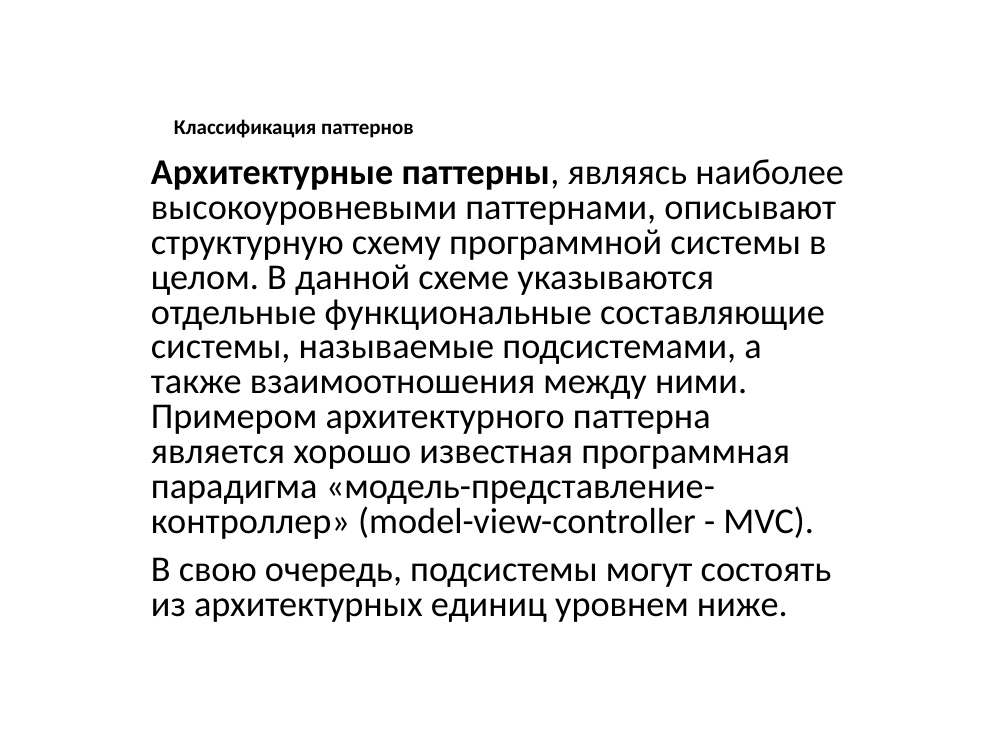
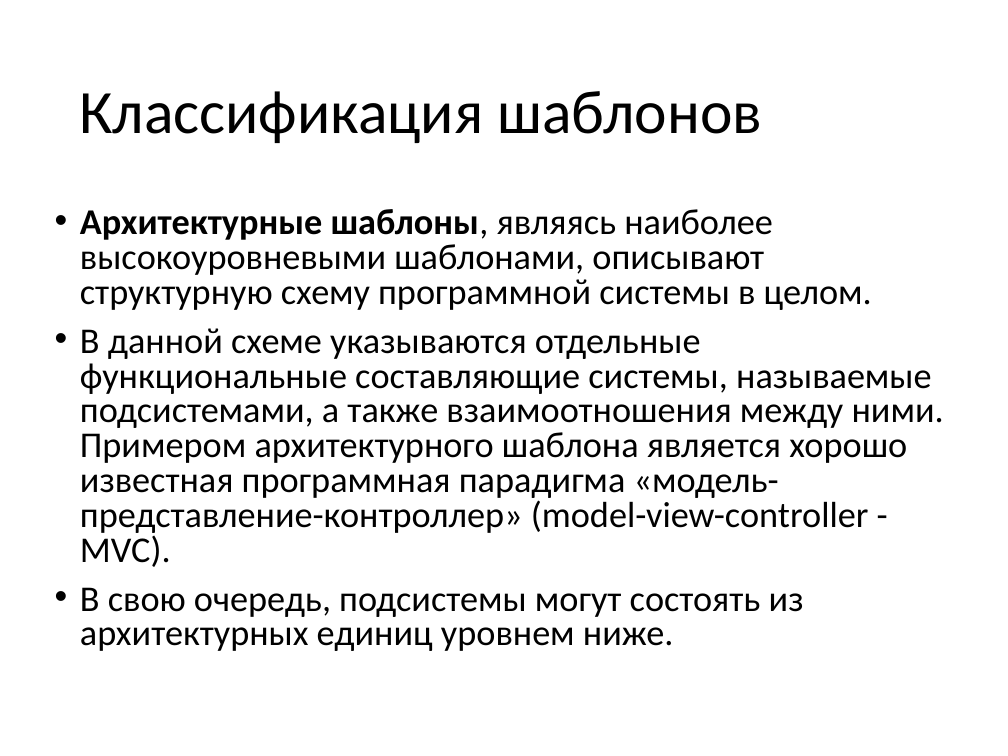
Before and after one commit to pelipas/OOP_2017, a slide deck: slide 6 of 2 семестр/03 Шаблоны. Порождающие шаблоны.pptx (slide 7 before the commit). Drawn at 1008x756 pixels with LibreOffice and Linux fonts; fonts in the diff are those of the drawing. Boxes give left, top, right and bottom in pixels: in the first picture for what was removed or moved away, otherwise in the second. Text is boxed around its words. In the diff, an @@ line names an element or a change of style, - is before the commit and + after.

```diff
--- a/2 семестр/03 Шаблоны. Порождающие шаблоны.pptx
+++ b/2 семестр/03 Шаблоны. Порождающие шаблоны.pptx
@@ title at bbox=[79, 91, 762, 143]: text changed; size 15 to 44 pt; bold off @@
-Классификация паттернов
+Классификация шаблонов
@@ text "Архитектурные шаблоны, являясь наиболее высокоуровневыми ...": place and size @@
-text "Архитектурные шаблоны, являясь наиболее высокоуровневыми ..." at bbox=[151, 159, 844, 622]
+text "Архитектурные шаблоны, являясь наиболее высокоуровневыми ..." at bbox=[80, 209, 944, 651]
@@ text at bbox=[80, 209, 944, 567]: text changed @@
-Архитектурные паттерны, являясь наиболее высокоуровневыми паттернами, описывают структурную схему программной системы в целом. В данной схеме указываются отдельные функциональные составляющие системы, называемые подсистемами, а также взаимоотношения между ними. Примером архитектурного паттерна является хорошо известная программная парадигма «модель-представление-контроллер» (model-view-controller - MVC).
+• Архитектурные шаблоны, являясь наиболее высокоуровневыми шаблонами, описывают структурную схему программной системы в целом.
+• В данной схеме указываются отдельные функциональные составляющие системы, называемые подсистемами, а также взаимоотношения между ними. Примером архитектурного шаблона является хорошо известная программная парадигма «модель-представление-контроллер» (model-view-controller - MVC).
@@ text at bbox=[80, 587, 804, 651]: bullet none to • @@
```
Also in this commit, not shown: 16 other slides changed, 21 slides added, 17 slides removed, 8 other files.
